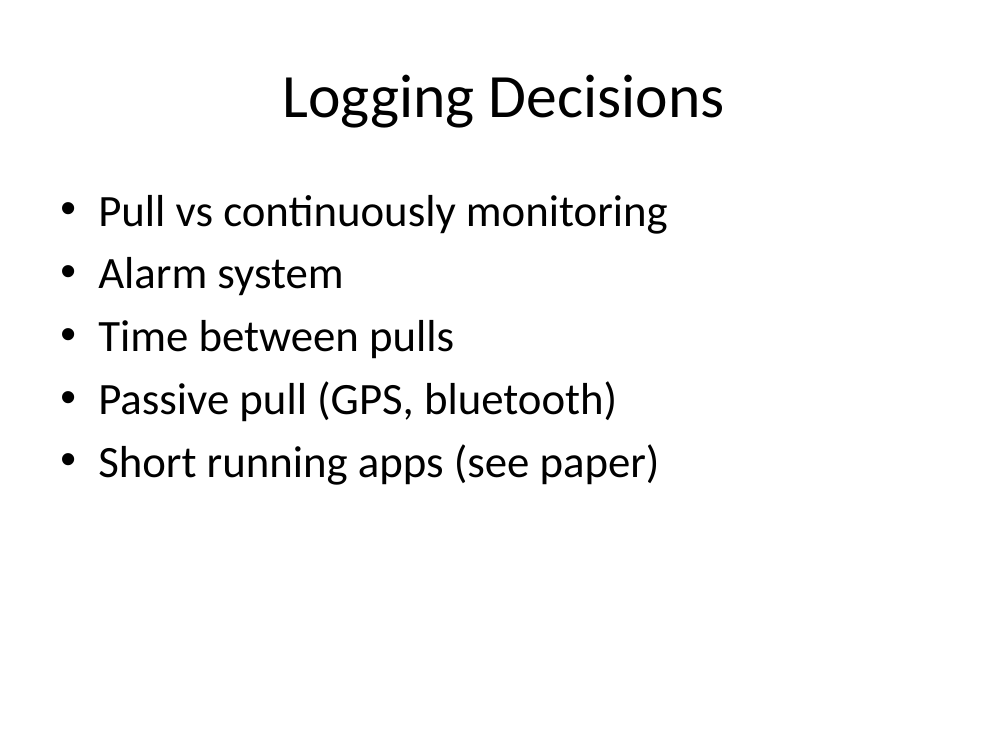
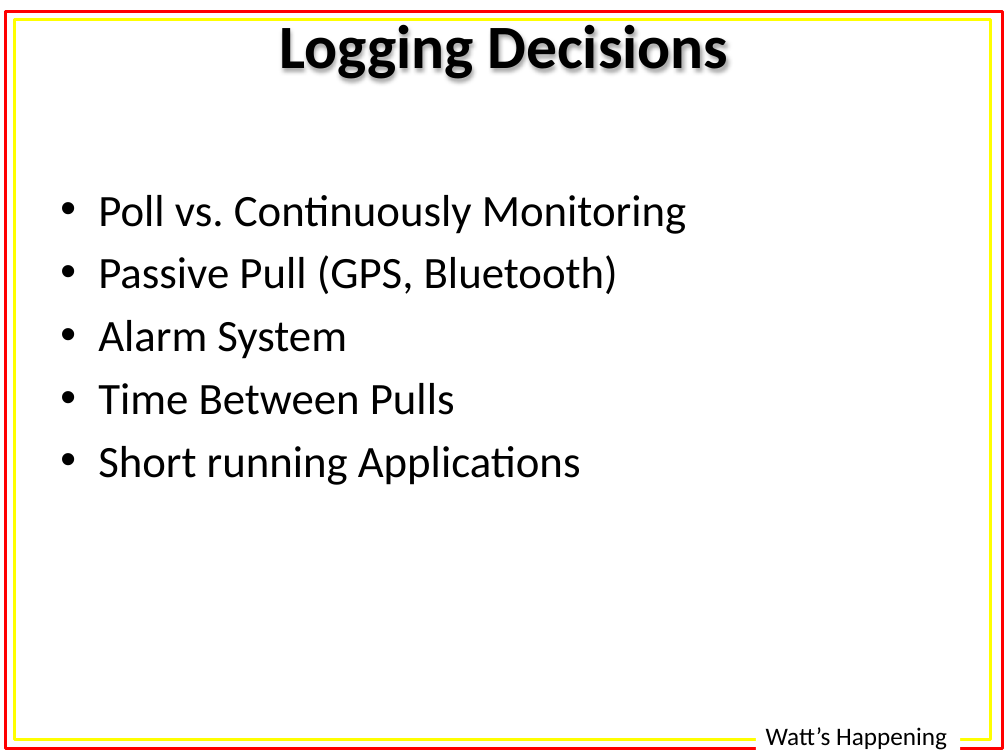
Before and after one commit to alexisfisher/watts-happening, a slide deck: slide 4 of docs/presentation/Presentation.pptx (slide 5 before the commit). Drawn at 1008x756 pixels with LibreOffice and Linux fonts; fonts in the diff are those of the drawing. Boxes give left, top, right and bottom in pixels: in the first picture for what was removed or moved away, otherwise in the second. Text is boxed around its words. In the diff, an @@ line names an element or a change of style, - is before the commit and + after.

```diff
--- a/docs/presentation/Presentation.pptx
+++ b/docs/presentation/Presentation.pptx
@@ rectangle added at <box>5,12,1003,749</box>, outline #FF0000 2 pt @@
@@ rectangle added at <box>14,19,991,740</box>, outline #FFFF00 2 pt @@
@@ title added at <box>42,0,966,89</box>, fill gradient #779737 to #9BC348 to #9DC746, 44 pt, text #000000, bold @@
+Logging Decisions
@@ title removed at <box>283,74,725,128</box> @@
-Logging Decisions
@@ text at <box>98,195,686,485</box>: text changed @@
-• Pull vs continuously monitoring
-• Alarm system
-• Time between pulls
-• Passive pull (GPS, bluetooth)
-• Short running apps (see paper)
+• Poll vs. Continuously Monitoring
+• Passive Pull (GPS, Bluetooth)
+• Alarm System
+• Time Between Pulls
+• Short running Applications
@@ text added at <box>766,727,947,750</box>, 18 pt, text #000000 @@
+Watt’s Happening
```
Also in this commit, not shown: 10 other slides changed, 3 slides added, 2 slides removed, 1 other file.
